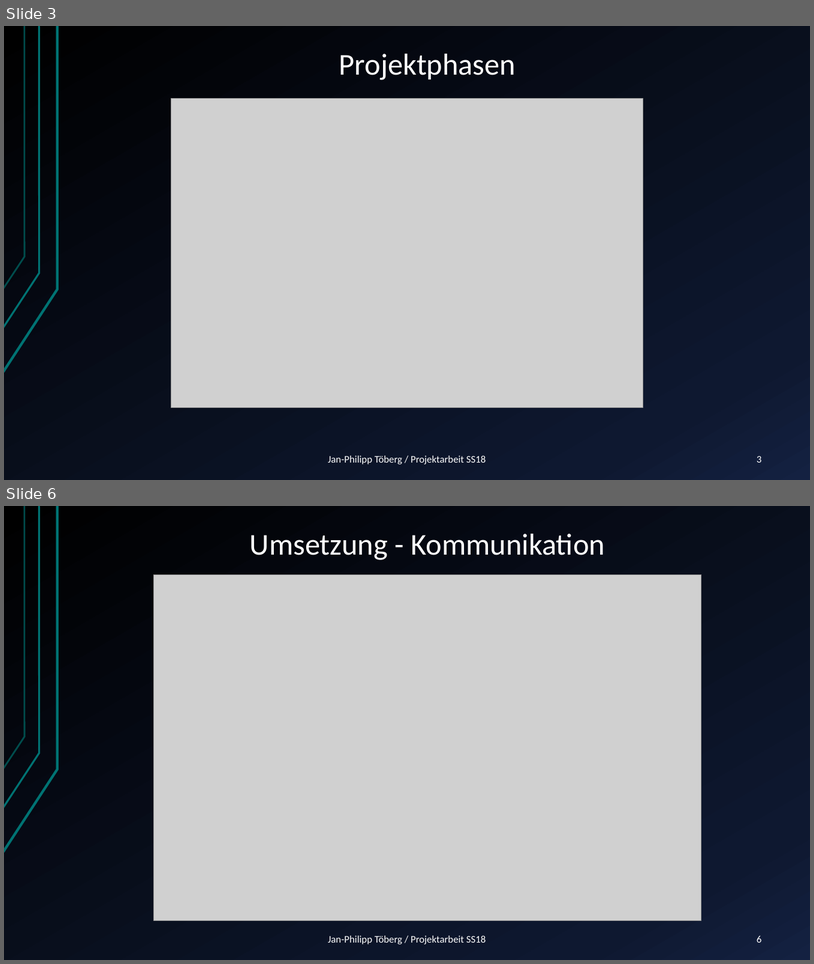
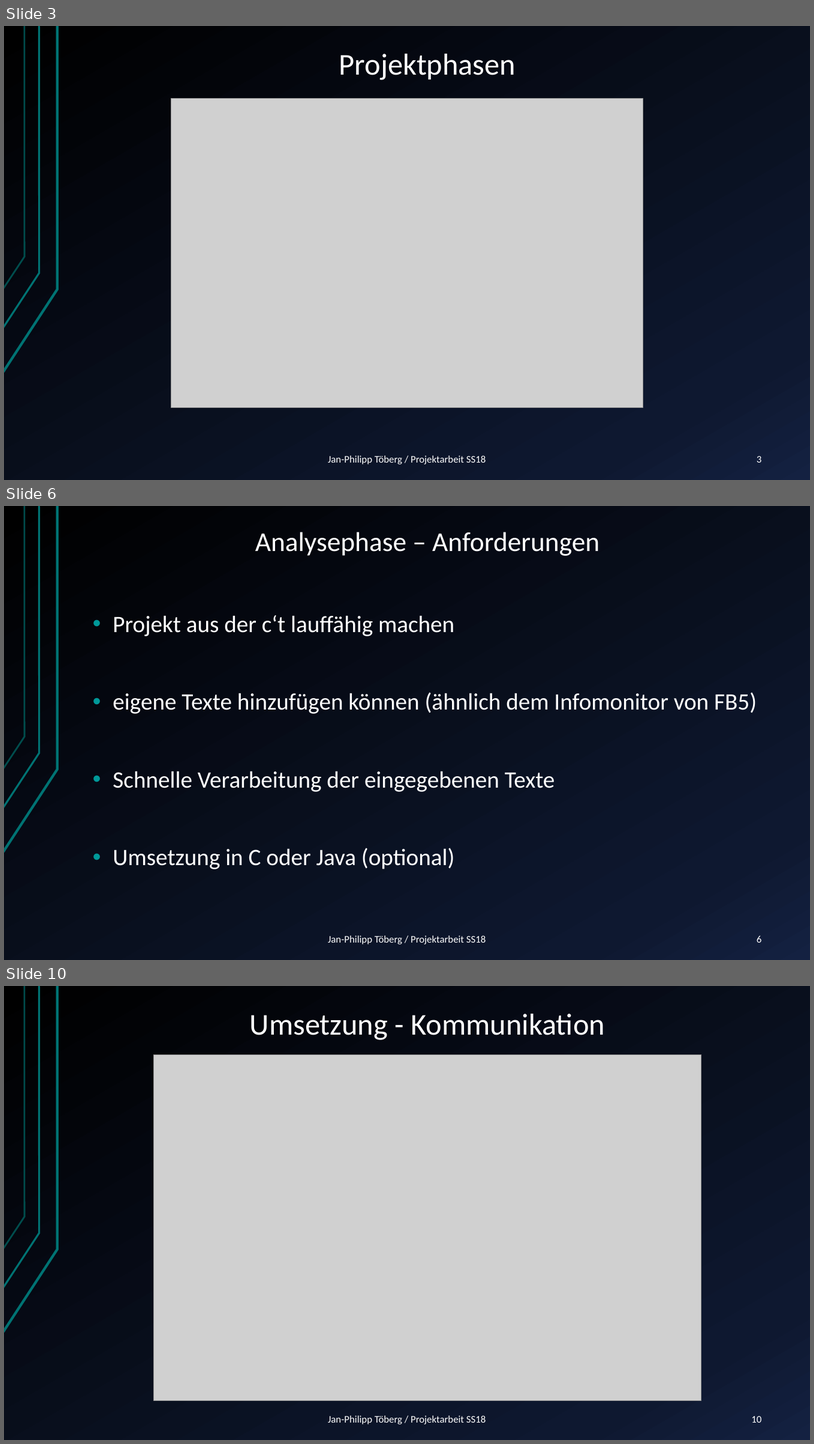
Before and after one commit to Janfiderheld/Drahtloses-Tuerschild-PA, a slide deck: Dokumentation/Kolloquium Janfi.pptx. Shown one above the other, each under a label of ours: slides 3 and 6 before the commit, slides 3, 6 and 10 after it; the slides between them are not shown. The pictures are 814x964 and 814x1444 pixels, drawn with LibreOffice and Linux fonts; fonts in the diff are those of the drawing; grey boxes stand for pictures. Boxes give left, top, right and bottom in pixels: in the first picture for what was removed or moved away, otherwise in the second. Text is boxed around its words. In the diff, an @@ line names an element or a change of style, - is before the commit and + after.

```diff
--- a/Dokumentation/Kolloquium Janfi.pptx
+++ b/Dokumentation/Kolloquium Janfi.pptx
@@ slide 6 added at [4,506,810,960], background gradient #000000 to #0F1931 to #142242; not listed: 3 template elements that a slide beside it also shows @@
@@ title added at [255,532,600,556], 32.4 pt, text #FFFFFF @@
+Analysephase – Anforderungen
@@ text added at [113,615,757,869], 28 pt, text #FFFFFF @@
+• Projekt aus der c‘t lauffähig machen
+• eigene Texte hinzufügen können (ähnlich dem Infomonitor von FB5)
+• Schnelle Verarbeitung der eingegebenen Texte
+• Umsetzung in C oder Java (optional)
@@ text added at [328,935,486,944], 12 pt, text #FFFFFF @@
+Jan-Philipp Töberg / Projektarbeit SS18
@@ page number added at [757,935,762,942], 12 pt, text #FFFFFF @@
+6
@@ what was slide 6 is now slide 10 @@
@@ page number at [752,1416,762,1422]: text changed @@
-6
+10
```
Also in this commit, not shown: 5 slides changed, 6 other slides added.
